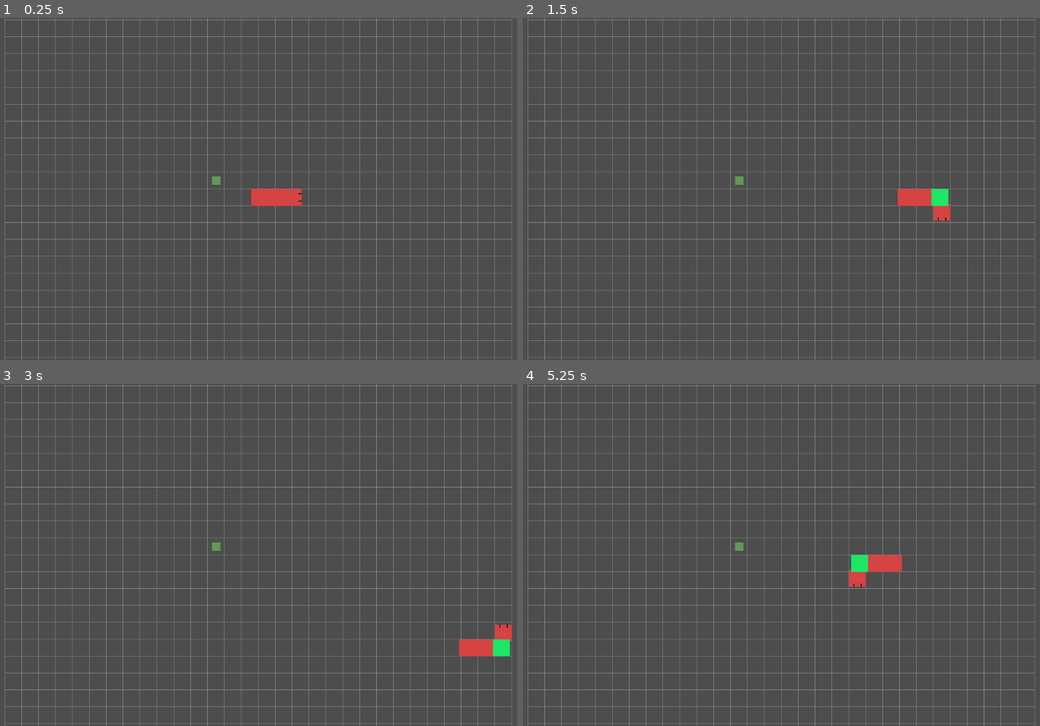
Above: before the commit, frames 1-4 (two rows, left to right).
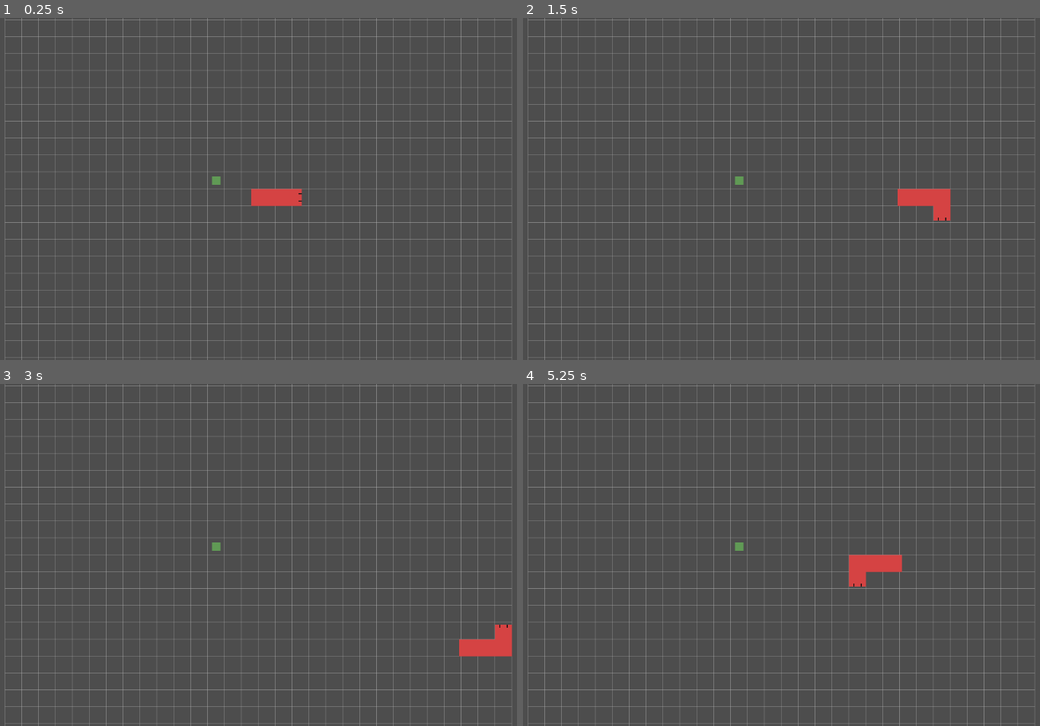
Above: after the commit, the same moments.

Repository: Morogox/Snakes2
Game: Godot game, scene res://Scenes/main.tscn
Same seed, same stepped clock (60 frames per second), same inputs: the game is played once before the commit and once after it.
Inputs:
- Up to frame 1 (0.25 s): no input
- Up to frame 2 (1.5 s): hold D (ui_right) 0.53-1.28 s; hold S (ui_down) from 1.28 s (still down)
- Up to frame 3 (3 s): release S (ui_down) at 2.03 s; hold D (ui_right) 2.03-2.78 s; hold W (ui_up) from 2.78 s (still down)
- Up to frame 4 (5.25 s): release W (ui_up) at 3.53 s; hold A (ui_left) 3.53-5.03 s; hold S (ui_down) from 5.03 s (still down)

The runs differ from the first frame. In frame 2, 0.2% of the frame differs, in the area x 78-83%, y 49-56%; in frame 3, 0.2%; in frame 4, 0.2%.

Commit message:
1.4.3.0 | Corner fix, losing condition

Diff:
--- a/Scenes/SnakeSegment.tscn
+++ b/Scenes/SnakeSegment.tscn
@@ -3,7 +3,7 @@
 [ext_resource type="Texture2D" uid="uid://bscpf346guwwr" path="res://Sprites/snakeSegment.png" id="1_cjwfd"]
 
 [sub_resource type="RectangleShape2D" id="RectangleShape2D_cjwfd"]
-size = Vector2(32, 32)
+size = Vector2(31, 31)
 
 [node name="SnakeSegment" type="Area2D" groups=["body"]]
 
@@ -12,3 +12,7 @@
 
 [node name="CollisionShape2D" type="CollisionShape2D" parent="."]
 shape = SubResource("RectangleShape2D_cjwfd")
+
+[node name="Sprite2D2" type="Sprite2D" parent="."]
+position = Vector2(32, 0)
+texture = ExtResource("1_cjwfd")
--- a/Scenes/snake_head.tscn
+++ b/Scenes/snake_head.tscn
@@ -4,10 +4,11 @@
 [ext_resource type="Script" uid="uid://b7inuxlclywv4" path="res://Scripts/snake_head.gd" id="1_bbogs"]
 
 [sub_resource type="RectangleShape2D" id="RectangleShape2D_bbogs"]
-size = Vector2(32, 32)
+size = Vector2(31, 31)
 
 [node name="SnakeHead" type="Area2D"]
 script = ExtResource("1_bbogs")
+starting_segments = 20
 
 [node name="sSnakeHead" type="Sprite2D" parent="."]
 texture = ExtResource("1_0ta55")
--- a/Scripts/snake_head.gd
+++ b/Scripts/snake_head.gd
@@ -100,17 +100,26 @@
 
 		# Update sprite for turning
 		var sprite: Sprite2D = segment.get_node("Sprite2D")
-		sprite.texture = _get_segment_texture(i, p2, p1)
-
-# Determines which texture a snake segment should use based on whether it is turning.
-# - Computes the current movement direction of the segment (dir_current).
-# - Computes the direction of the segment ahead (dir_ahead), or the head for the first segment.
-# - Checks if the segment is turning by comparing dir_current and dir_ahead.
-# - Returns SEGMENT_TURN_TEXTURE if turning, otherwise SEGMENT_TEXTURE.
+		var sprite2: Sprite2D = segment.get_node("Sprite2D2")
+
+		if _is_turning(i, p2, p1):
+			sprite2.visible = true
+			sprite2.position = Vector2(sprite.texture.get_size().x, 0).lerp(Vector2.ZERO, move_timer/move_delay)
+		else:
+			sprite2.visible = false
+			sprite2.position.x = sprite.position.x + sprite.texture.get_size().x
+
+		#sprite.texture = _get_segment_texture(i, p2, p1)
+
+# Checks if a snake segment is currently turning.
+# - Compares the segment's current direction (dir_current) to the direction of the segment ahead (dir_ahead).
+# - For the first segment (index == 0), dir_ahead is calculated from the head's target position.
+# - For other segments, dir_ahead is based on the position of the segment directly before it in move_history.
+# - Returns true if the segment is turning (i.e., directions are different and non-zero), false otherwise.
 # index: The segment's index in the segments array (0 = first segment).
 # p2: The segment's target position on the move_history trail.
 # p1: The segment's previous position on the move_history trail.
-func _get_segment_texture(index: int, p2: Vector2, p1: Vector2) -> Texture2D:
+func _is_turning(index: int, p2: Vector2, p1: Vector2) -> bool:
 	var dir_current = (p2 - p1).normalized()
 	var dir_ahead: Vector2
 	if index == 0:
@@ -118,11 +127,7 @@
 	else:
 		dir_ahead = (move_history[index - 1] - p2).normalized()
 	var turning = dir_current != dir_ahead and dir_current != Vector2.ZERO and dir_ahead != Vector2.ZERO
-	return SEGMENT_TURN_TEXTURE if turning else SEGMENT_TEXTURE
-
-	#print((move_history[0] - move_history[1]).normalized())
-		#print("Segment ", i, " turning: ", turning, dir_current, dir_ahead)
-		#print("----------------------------------------------------------------------------------")
+	return true if turning else false
 
 # Queues a new movement direction for the snake.
 # - Only adds the new direction if it does not reverse the current direction or the last queued direction.
@@ -149,6 +154,7 @@
 		return
 	var seg = segment_scene.instantiate()
 	main.add_child(seg)
+	seg.add_to_group("Segment")
 	seg.position = prev_pixel_pos if segments.is_empty() else segments[-1].position
 	segments.append(seg)
 	var tail_pos = move_history.back()
@@ -177,7 +183,7 @@
 	target_pixel_pos = grid_origin + snake_pos * GRID_SIZE + CELL_OFFSET
 
 	_update_grid_map()
-	main.print_grid_map()
+	#main.print_grid_map()
 
 	if pending_growth > 0:
 		_add_segment()
@@ -211,11 +217,9 @@
 	var dir = p2 - p1
 	return atan2(dir.y, dir.x)
 
-# DEPRECATED: COLLISION CHECK IS MORE STREAMLINED WITH THE USE OF grid_map FROM main
 func _on_body_entered(body: Node2D) -> void:
 	if body.is_in_group("Boundaries"):
-		#insert colliiding with wall logic
-		pass
+		get_tree().change_scene_to_file("res://scenes/main.tscn")
 
 func _on_area_entered(area: Area2D) -> void:
 	if area.is_in_group("Apple"):
@@ -223,3 +227,39 @@
 		area.queue_free() # remove apple
 		main.spawn_apple() # respawn a new one
 		_grow(1) # grow snake by 1
+	elif area.is_in_group("Segment"):
+		get_tree().change_scene_to_file("res://scenes/main.tscn")
+
+
+
+
+
+
+
+
+
+
+
+
+
+# Determines which texture a snake segment should use based on whether it is turning.
+## - Computes the current movement direction of the segment (dir_current).
+## - Computes the direction of the segment ahead (dir_ahead), or the head for the first segment.
+## - Checks if the segment is turning by comparing dir_current and dir_ahead.
+## - Returns SEGMENT_TURN_TEXTURE if turning, otherwise SEGMENT_TEXTURE.
+## index: The segment's index in the segments array (0 = first segment).
+## p2: The segment's target position on the move_history trail.
+## p1: The segment's previous position on the move_history trail.
+#func _get_segment_texture(index: int, p2: Vector2, p1: Vector2) -> Texture2D:
+	#var dir_current = (p2 - p1).normalized()
+	#var dir_ahead: Vector2
+	#if index == 0:
+		#dir_ahead = (target_pixel_pos - move_history[0]).normalized()
+	#else:
+		#dir_ahead = (move_history[index - 1] - p2).normalized()
+	#var turning = dir_current != dir_ahead and dir_current != Vector2.ZERO and dir_ahead != Vector2.ZERO
+	#return SEGMENT_TURN_TEXTURE if turning else SEGMENT_TEXTURE
+	#
+	##print((move_history[0] - move_history[1]).normalized())
+		##print("Segment ", i, " turning: ", turning, dir_current, dir_ahead)
+		##print("----------------------------------------------------------------------------------")
--- a/project.godot
+++ b/project.godot
@@ -27,6 +27,7 @@
 
 Boundaries=""
 Apple=""
+Segments=""
 
 [input]
 
Binary file changed: Sprites/snakeSegment.png
